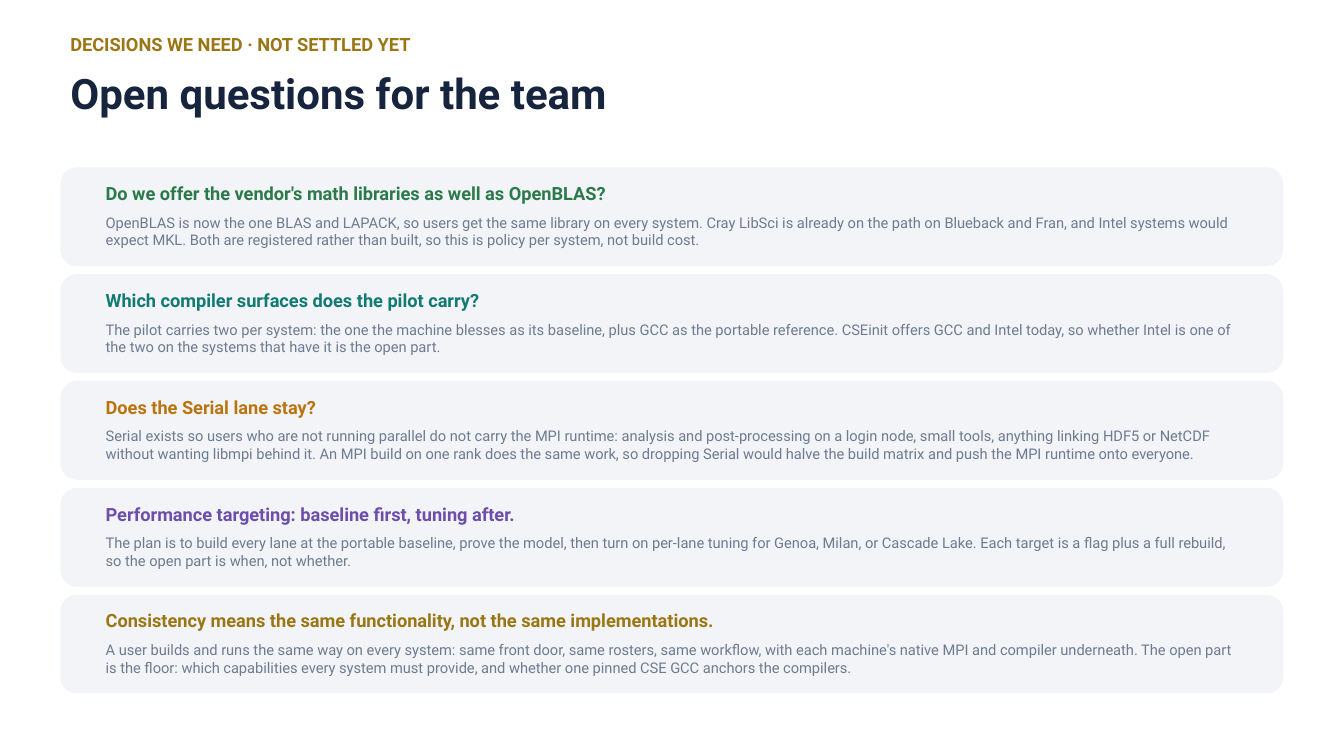
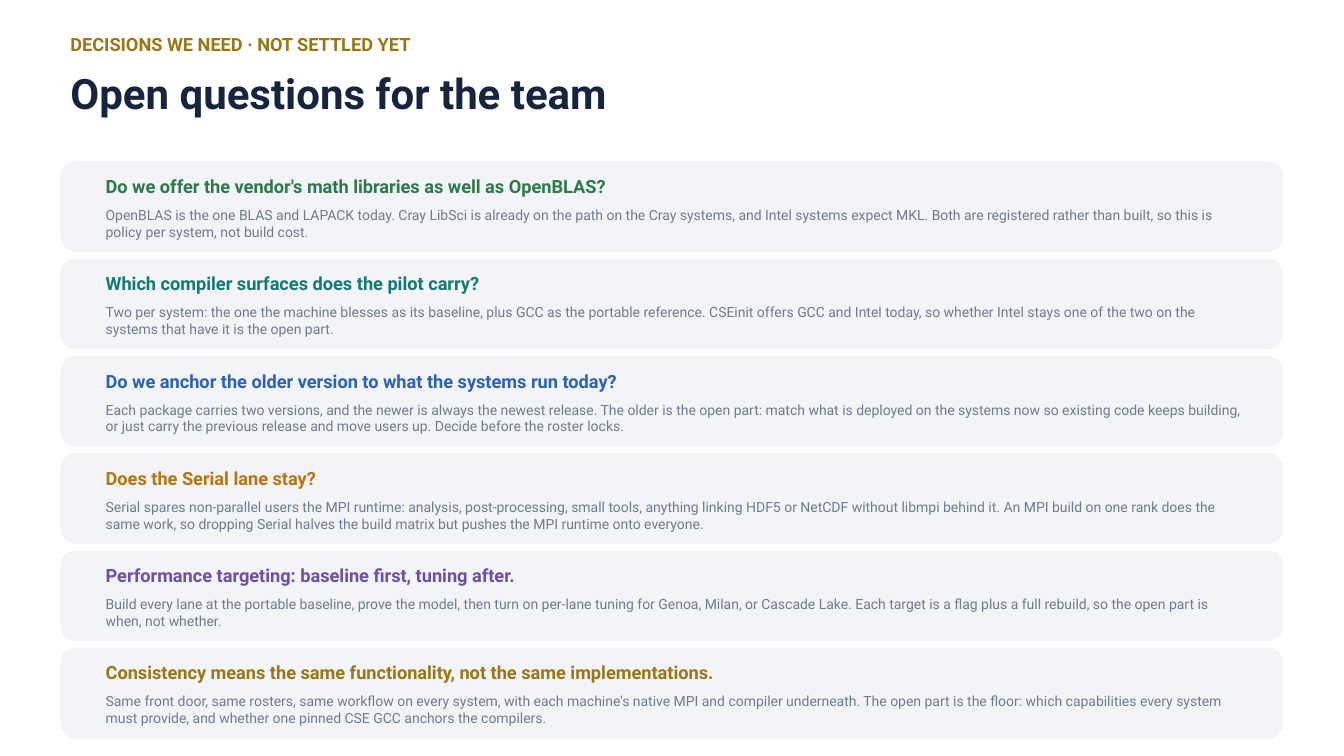
Before and after one commit to ray12514/stack-planning, a slide deck: slide 10 of presentations/cse_lanes_model.pptx. Drawn at 1344x756 pixels with LibreOffice and Linux fonts; fonts in the diff are those of the drawing. Boxes give left, top, right and bottom in pixels: in the first picture for what was removed or moved away, otherwise in the second. Text is boxed around its words. In the diff, an @@ line names an element or a change of style, - is before the commit and + after.

Commit message:
Reframe starter questions; add version-anchor question to open questions

```diff
--- a/presentations/cse_lanes_model.pptx
+++ b/presentations/cse_lanes_model.pptx
@@ rounded rectangle: place and size @@
-rounded rectangle at [60, 167, 1284, 266]
+rounded rectangle at [60, 161, 1284, 252]
@@ text "Do we offer the vendor's ...": place and size @@
-text "Do we offer the vendor's ..." at [106, 186, 606, 204]
+text "Do we offer the vendor's ..." at [106, 179, 606, 197]
@@ text at [106, 209, 1213, 240]: text changed; size 10.5 to 10 pt @@
-OpenBLAS is now the one BLAS and LAPACK, so users get the same library on every system. Cray LibSci is already on the path on Blueback and Fran, and Intel systems would expect MKL. Both are registered rather than built, so this is policy per system, not build cost.
+OpenBLAS is the one BLAS and LAPACK today. Cray LibSci is already on the path on the Cray systems, and Intel systems expect MKL. Both are registered rather than built, so this is policy per system, not build cost.
@@ rounded rectangle: place and size @@
-rounded rectangle at [60, 274, 1284, 373]
+rounded rectangle at [60, 258, 1284, 349]
@@ text "Which compiler surfaces does the ...": place and size @@
-text "Which compiler surfaces does the ..." at [106, 293, 479, 311]
+text "Which compiler surfaces does the ..." at [106, 276, 479, 294]
@@ text at [106, 306, 1195, 337]: text changed; size 10.5 to 10 pt @@
-The pilot carries two per system: the one the machine blesses as its baseline, plus GCC as the portable reference. CSEinit offers GCC and Intel today, so whether Intel is one of the two on the systems that have it is the open part.
+Two per system: the one the machine blesses as its baseline, plus GCC as the portable reference. CSEinit offers GCC and Intel today, so whether Intel stays one of the two on the systems that have it is the open part.
@@ rounded rectangle: place and size @@
-rounded rectangle at [60, 381, 1284, 480]
+rounded rectangle at [60, 356, 1284, 447]
@@ text added at [106, 374, 617, 392], 13 pt, text #2B62B8, bold @@
+Do we anchor the older version to what the systems run today?
@@ text added at [106, 404, 1240, 434], 10 pt, text #6E7B90 @@
+Each package carries two versions, and the newer is always the newest release. The older is the open part: match what is deployed on the systems now so existing code keeps building, or just carry the previous release and move users up. Decide before the roster locks.
@@ rounded rectangle: place and size @@
-rounded rectangle at [60, 488, 1284, 587]
+rounded rectangle at [60, 454, 1284, 544]
@@ text "Does the Serial lane stay?": place and size @@
-text "Does the Serial lane stay?" at [106, 400, 316, 418]
+text "Does the Serial lane stay?" at [106, 471, 316, 489]
@@ text at [106, 501, 1216, 532]: text changed; size 10.5 to 10 pt @@
-Serial exists so users who are not running parallel do not carry the MPI runtime: analysis and post-processing on a login node, small tools, anything linking HDF5 or NetCDF without wanting libmpi behind it. An MPI build on one rank does the same work, so dropping Serial would halve the build matrix and push the MPI runtime onto everyone.
+Serial spares non-parallel users the MPI runtime: analysis, post-processing, small tools, anything linking HDF5 or NetCDF without libmpi behind it. An MPI build on one rank does the same work, so dropping Serial halves the build matrix but pushes the MPI runtime onto everyone.
@@ rounded rectangle: place and size @@
-rounded rectangle at [60, 595, 1284, 694]
+rounded rectangle at [60, 551, 1284, 641]
@@ text "Performance targeting: baseline first, tuning ...": place and size @@
-text "Performance targeting: baseline first, tuning ..." at [106, 507, 515, 525]
+text "Performance targeting: baseline first, tuning ..." at [106, 568, 515, 586]
@@ text at [106, 598, 1209, 628]: text changed; size 10.5 to 10 pt @@
-The plan is to build every lane at the portable baseline, prove the model, then turn on per-lane tuning for Genoa, Milan, or Cascade Lake. Each target is a flag plus a full rebuild, so the open part is when, not whether.
+Build every lane at the portable baseline, prove the model, then turn on per-lane tuning for Genoa, Milan, or Cascade Lake. Each target is a flag plus a full rebuild, so the open part is when, not whether.
@@ rounded rectangle added at [60, 647, 1284, 738], fill #F2F4F7 @@
@@ text "Consistency means the same functionality, ...": place and size @@
-text "Consistency means the same functionality, ..." at [106, 613, 713, 631]
+text "Consistency means the same functionality, ..." at [106, 665, 713, 683]
@@ text at [106, 695, 1221, 726]: text changed; size 10.5 to 10 pt @@
-A user builds and runs the same way on every system: same front door, same rosters, same workflow, with each machine's native MPI and compiler underneath. The open part is the floor: which capabilities every system must provide, and whether one pinned CSE GCC anchors the compilers.
+Same front door, same rosters, same workflow on every system, with each machine's native MPI and compiler underneath. The open part is the floor: which capabilities every system must provide, and whether one pinned CSE GCC anchors the compilers.
```
Also in this commit, not shown: 1 slide added, 1 slide removed, 1 other file.
